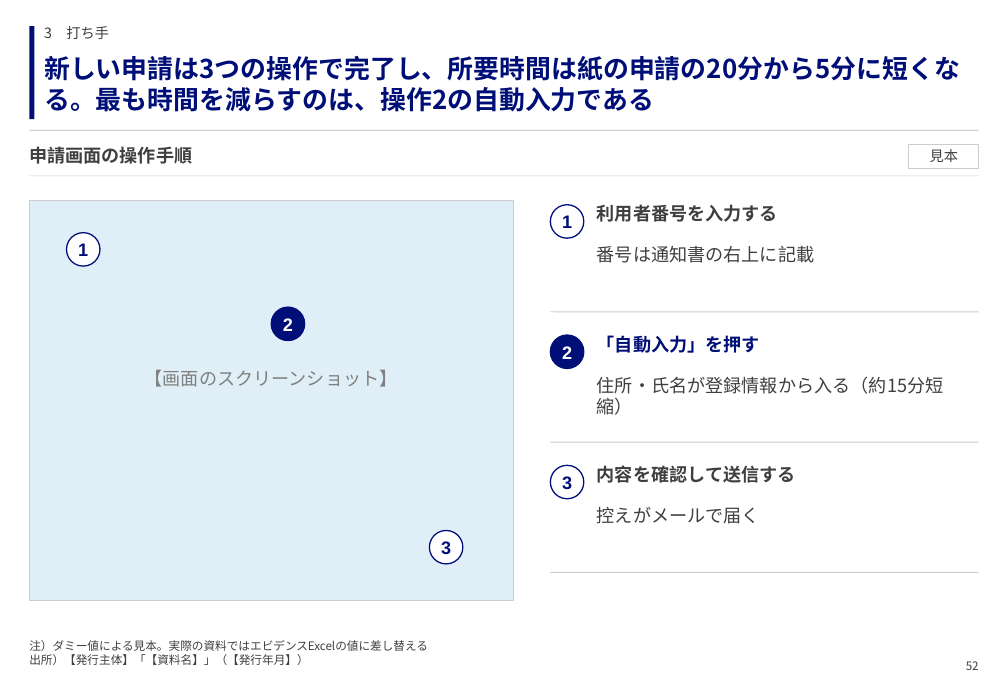
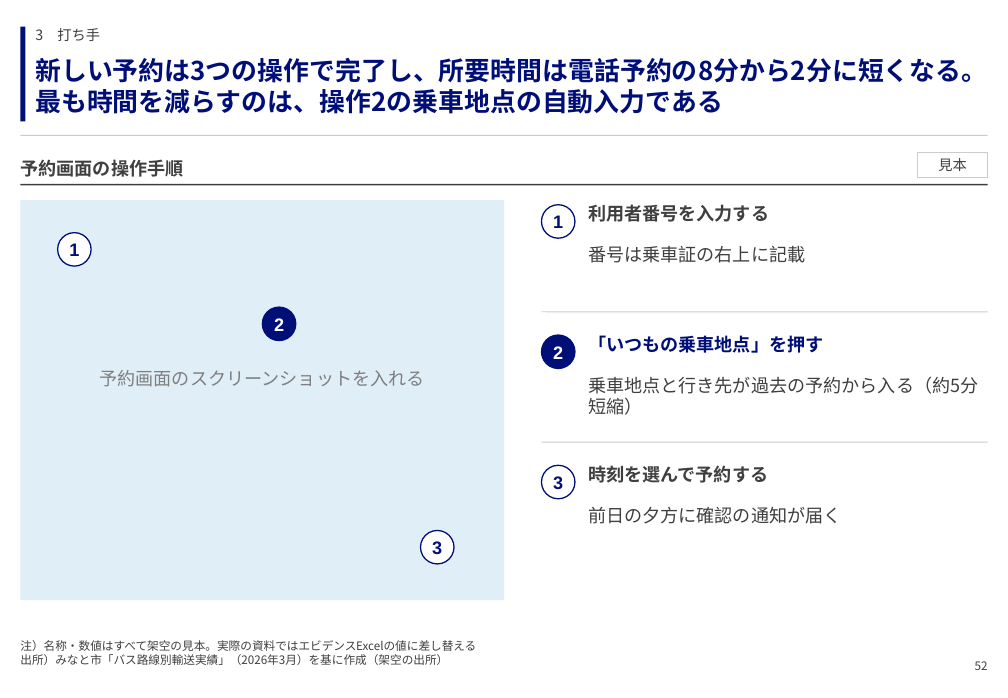
Before and after one commit to GontaHH/slide_builder, a slide deck: slide 52 of patterns/pattern-deck.pptx. Drawn at 1008x698 pixels with LibreOffice and Linux fonts; fonts in the diff are those of the drawing. Boxes give left, top, right and bottom in pixels: in the first picture for what was removed or moved away, otherwise in the second. Text is boxed around its words. In the diff, an @@ line names an element or a change of style, - is before the commit and + after.

```diff
--- a/patterns/pattern-deck.pptx
+++ b/patterns/pattern-deck.pptx
@@ text "3 打ち手": place and size @@
-text "3 打ち手" at box(44, 26, 109, 39)
+text "3 打ち手" at box(35, 28, 100, 41)
@@ text at box(35, 58, 987, 114): text changed @@
-新しい申請は3つの操作で完了し、所要時間は紙の申請の20分から5分に短くなる。最も時間を減らすのは、操作2の自動入力である
+新しい予約は3つの操作で完了し、所要時間は電話予約の8分から2分に短くなる。最も時間を減らすのは、操作2の乗車地点の自動入力である
@@ line moved from (30, 130) - (979, 130) to (20, 136) - (988, 136) @@
@@ text at box(20, 159, 183, 177): text changed @@
-申請画面の操作手順
+予約画面の操作手順
@@ text "予約画面の操作手順" at box(20, 159, 183, 177): vertical alignment top to bottom @@
@@ rectangle "見本": place and size @@
-rectangle "見本" at box(909, 144, 979, 168)
+rectangle "見本" at box(918, 153, 988, 177)
@@ 6 texts, 6 ellipses, 2 rectangles: place and size @@
-6 texts, 6 ellipses, 2 rectangles at box(30, 26, 585, 600)
+6 texts, 6 ellipses, 2 rectangles at box(20, 27, 575, 600)
@@ rectangle at box(20, 200, 504, 600): outline #CCCCCC 0.75 pt to none @@
@@ line moved from (30, 176) - (979, 176) to (20, 184) - (988, 184) @@
@@ line (20, 184) - (988, 184): stroke #CCCCCC 0.5 pt to #3F3F3F 1.25 pt @@
@@ text "利用者番号を入力する": place and size @@
-text "利用者番号を入力する" at box(597, 204, 778, 222)
+text "利用者番号を入力する" at box(588, 204, 769, 222)
@@ text at box(588, 246, 805, 263): text changed @@
-番号は通知書の右上に記載
+番号は乗車証の右上に記載
@@ line moved from (551, 312) - (979, 312) to (542, 312) - (988, 312) @@
@@ text at box(588, 335, 824, 353): text changed @@
-「自動入力」を押す
+「いつもの乗車地点」を押す
@@ text at box(99, 370, 424, 387): text changed @@
-【画面のスクリーンショット】
+予約画面のスクリーンショットを入れる
@@ text at box(588, 376, 979, 394): text changed @@
-住所・氏名が登録情報から入る（約15分短縮）
+乗車地点と行き先が過去の予約から入る（約5分短縮）
@@ line moved from (551, 442) - (979, 442) to (542, 442) - (988, 442) @@
@@ text at box(588, 465, 768, 483): text changed @@
-内容を確認して送信する
+時刻を選んで予約する
@@ text at box(588, 507, 842, 524): text changed @@
-控えがメールで届く
+前日の夕方に確認の通知が届く
@@ line removed from (551, 572) to (979, 572) @@
@@ text at box(20, 640, 476, 665): text changed @@
-注）ダミー値による見本。実際の資料ではエビデンスExcelの値に差し替える
-出所）【発行主体】「【資料名】」（【発行年月】）
+注）名称・数値はすべて架空の見本。実際の資料ではエビデンスExcelの値に差し替える
+出所）みなと市「バス路線別輸送実績」（2026年3月）を基に作成（架空の出所）
@@ text "52": place and size @@
-text "52" at box(966, 661, 979, 670)
+text "52" at box(975, 661, 988, 670)
```
Also in this commit, not shown: 74 other slides changed, 37 slides added, 30 slides removed, 18 other files.
